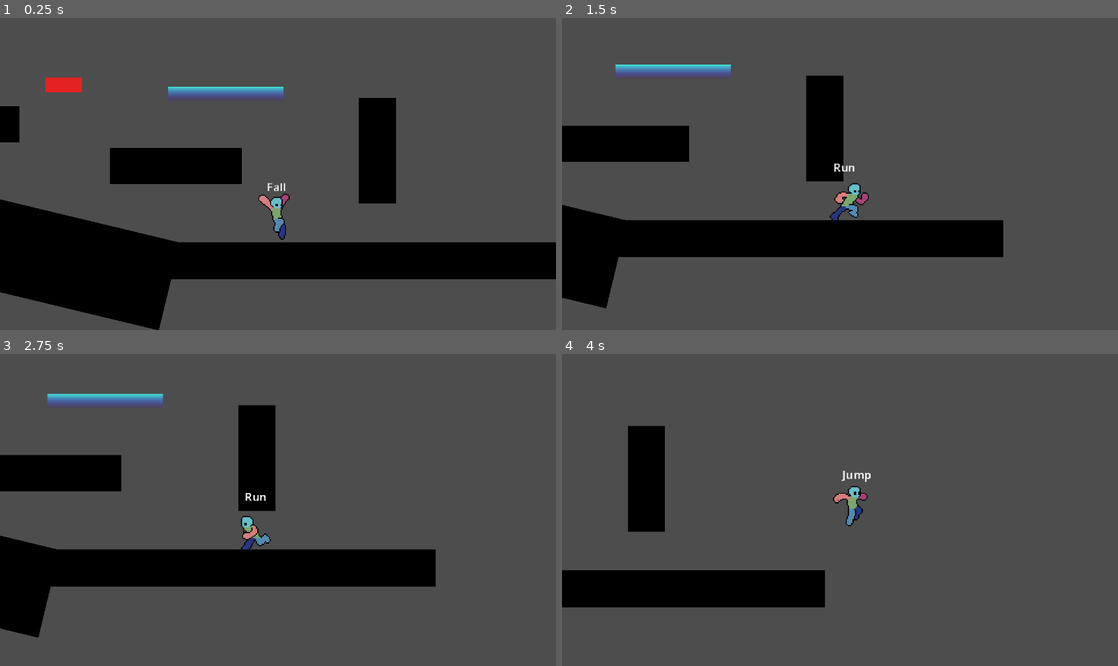
Above: before the commit, frames 1-4 (two rows, left to right).
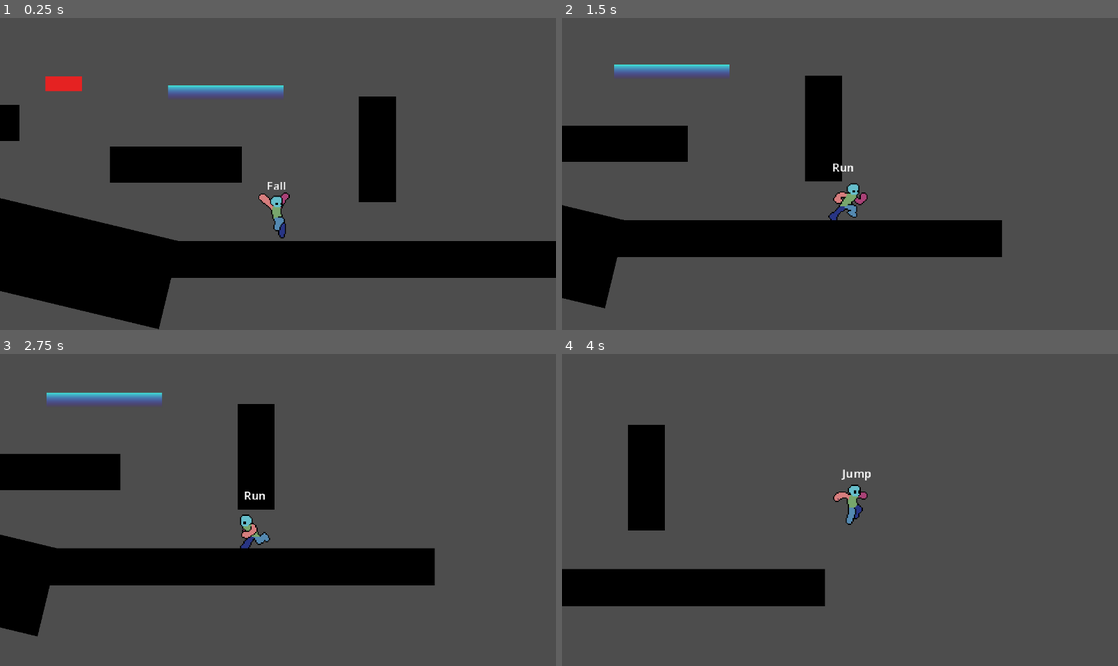
Above: after the commit, the same moments.

Repository: TianJunShi1/harry-forge
Game: Godot game, scene res://playground.tscn
Two runs of this game, one before a commit and one after it. Both use one fixed random seed, a clock stepped at 60 frames per second and the inputs below.
Inputs:
- Up to frame 1 (0.25 s): no input
- Up to frame 2 (1.5 s): hold D (right) from 0.53 s (still down); tap Shift (run) at 0.6, 1.35 s; tap Space (jump) at 0.77 s
- Up to frame 3 (2.75 s): tap Space (jump) at 1.52 s; release D (right) at 2.03 s; hold A (left) from 2.03 s (still down); tap Shift (run) at 2.1 s
- Up to frame 4 (4 s): release A (left) at 2.78 s; hold D (right) from 2.78 s (still down); tap Shift (run) at 2.85, 3.6 s; tap Space (jump) at 3.02, 3.77 s

The runs differ from the first frame. In frame 1, 1.6% of the frame differs, in the area x 0-100%, y 18-100%; in frame 2, 0.6%; in frame 3, 1.7%, in the area x 0-79%, y 12-91%; in frame 4, 0.7%.

Commit message:
revert: 撤销像素抖动修复（方案 A round() 和方案 C floor/display_position）
删除 _display_position 变量及所有相关初始化、门槛更新逻辑，
将 _ready / _process / snap_to_target 中的 global_position 赋值
全部恢复为原始的 global_position = _smoothed_position。

保留：vertical_offset、zone lock 平滑过渡、smoothstep、maxf/minf。

https://claude.ai/code/session_01AJSbFJj2VUMALu7WGXsoLR

Diff:
--- a/general/scripts/game_camera.gd
+++ b/general/scripts/game_camera.gd
@@ -83,9 +83,6 @@
 
 # 跟随
 var _smoothed_position: Vector2
-# 显示位置：仅在 _smoothed_position.floor() 跨越像素边界时推进，
-# 避免亚像素抖动（pixel shimmer）。所有内部计算仍用 _smoothed_position 浮点精度。
-var _display_position: Vector2
 var _facing_target: float = 0.0
 var _look_ahead_value: float = 0.0
 var _initialized: bool = false
@@ -108,8 +105,7 @@
 		follow_target = get_tree().get_first_node_in_group("player") as Node2D
 	if follow_target:
 		_smoothed_position = follow_target.global_position
-		_display_position = _smoothed_position.floor()
-		global_position = _display_position
+		global_position = _smoothed_position
 		_initialized = true
 
 
@@ -123,8 +119,7 @@
 	if not _initialized:
 		# 场景加载时若当前应处于锁定状态，直接快照到锁定中心
 		_smoothed_position = _target_lock_center if _target_lock_to_center else follow_target.global_position
-		_display_position = _smoothed_position.floor()
-		global_position = _display_position
+		global_position = _smoothed_position
 		_initialized = true
 
 	_advance_bounds_transition(delta)
@@ -156,12 +151,7 @@
 	if _target_has_bounds and not _lock_transition_active:
 		_smoothed_position = _hard_clamp_to_bounds(_smoothed_position, _displayed_bounds, _displayed_zoom)
 
-	# 像素门槛更新：仅当 floor 后的位置跨越整数边界时推进显示坐标，
-	# 慢速时显示坐标在像素上"驻留"，消除 round() 在 0.5 边界的双向跳跃
-	var floored := _smoothed_position.floor()
-	if floored != _display_position:
-		_display_position = floored
-	global_position = _display_position
+	global_position = _smoothed_position
 	zoom = _displayed_zoom
 
 	if draw_debug:
@@ -234,8 +224,7 @@
 	if not is_instance_valid(follow_target):
 		return
 	_smoothed_position = follow_target.global_position
-	_display_position = _smoothed_position.floor()
-	global_position = _display_position
+	global_position = _smoothed_position
 	_lock_transition_active = false
 	_lock_tween_t = 1.0
 	_bounds_tween_t = 1.0
